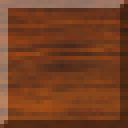
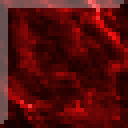
Layered file, before and after one edit (128 x 128). Changes by layer:
hid "Слой#1" over [0, 0, 128, 128]
added layer "Копия Слой#0" above "Слой#0" over [0, 0, 128, 128]
